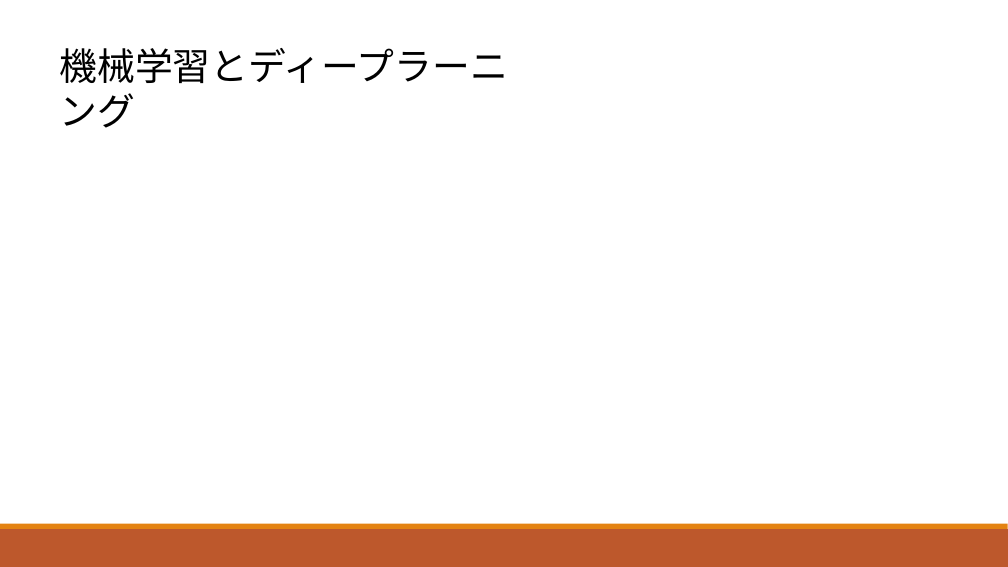
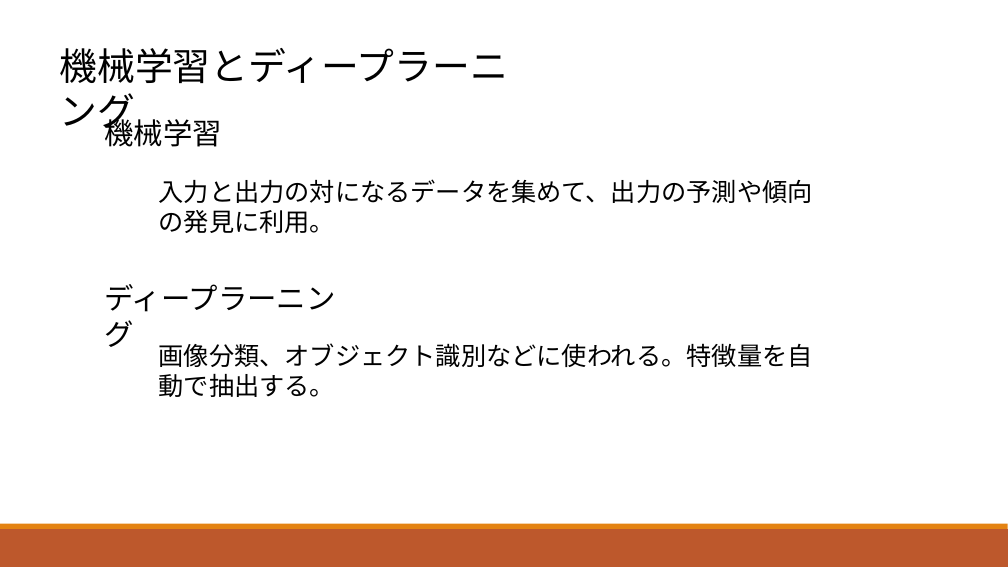
Before and after one commit to yamamotoshota0903/python_machine_learning, a slide deck: slide 2 of pythonではじめる機械学習1008.pptx. Drawn at 1008x567 pixels with LibreOffice and Linux fonts; fonts in the diff are those of the drawing. Boxes give left, top, right and bottom in pixels: in the first picture for what was removed or moved away, otherwise in the second. Text is boxed around its words. In the diff, an @@ line names an element or a change of style, - is before the commit and + after.

```diff
--- a/pythonではじめる機械学習1008.pptx
+++ b/pythonではじめる機械学習1008.pptx
@@ text added at [104, 114, 221, 147], 28 pt, text #000000 @@
+機械学習
@@ text added at [159, 179, 813, 233], 24 pt, text #000000 @@
+入力と出力の対になるデータを集めて、出力の予測や傾向の発見に利用。
@@ text added at [104, 284, 335, 347], 28 pt, text #000000 @@
+ディープラーニング
@@ text added at [159, 343, 813, 397], 24 pt, text #000000 @@
+画像分類、オブジェクト識別などに使われる。特徴量を自動で抽出する。
```
Also in this commit, not shown: 2 other slides changed, 1 slide added, 1 other file.
